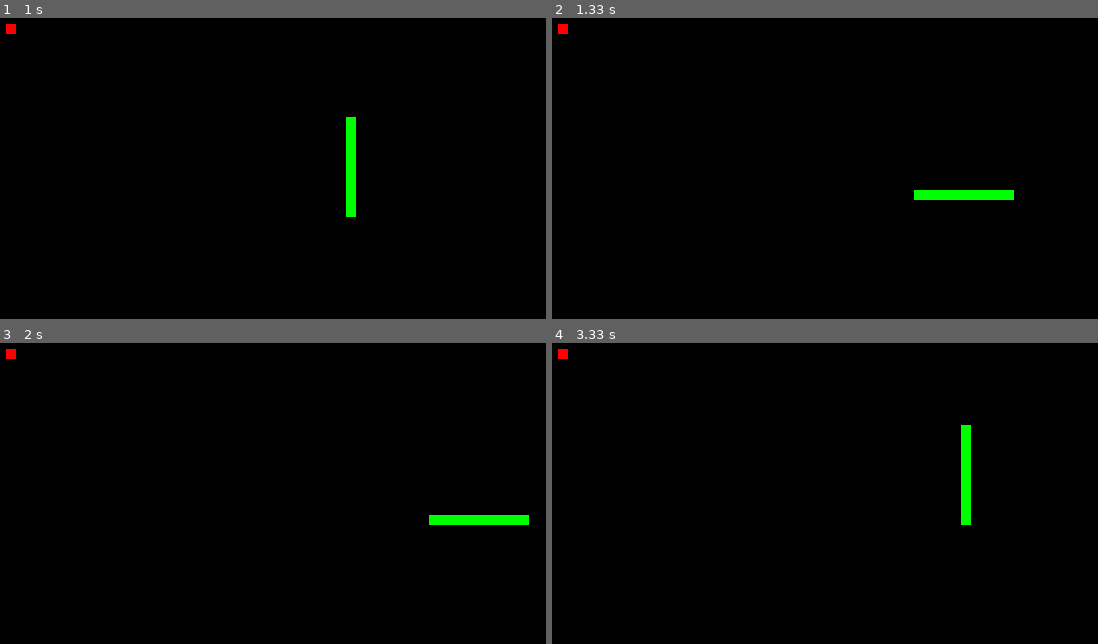
Above: before the commit, frames 1-4 (two rows, left to right).
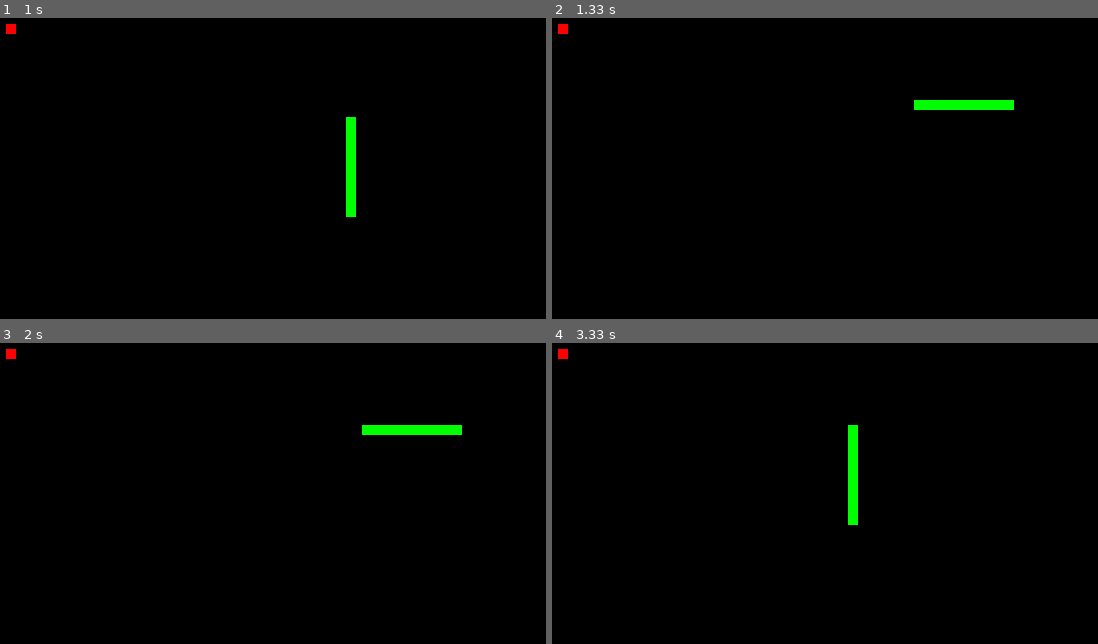
Above: after the commit, the same moments.

Repository: sd18spring/InteractiveProgramming
Game: pygame game, started from Snake.py
The game is run twice, just before and just after one commit, with the same random seed, the same clock (stepped at 60 frames per second) and the same inputs.
Inputs:
- Up to frame 1 (1 s): hold Right 0.33-0.8 s; hold Up from 0.83 s (still down)
- Up to frame 2 (1.33 s): release Up at 1.13 s; hold Right from 1.17 s (still down)
- Up to frame 3 (2 s): release Right at 1.63 s; hold Left from 1.67 s (still down)
- Up to frame 4 (3.33 s): release Left at 2.2 s; hold Down 2.23-2.53 s; hold Left 2.57-2.97 s; hold Up from 3 s (still down)

Frame 1 is identical in both runs. In frame 2, 1.2% of the frame differs, in the area x 66-85%, y 27-61%; in frame 3, 1.2%; in frame 4, 1.2%.

Commit message:
Snake Project

Diff:
--- a/Snake.py
+++ b/Snake.py
@@ -95,8 +95,10 @@
         if event.type != KEYDOWN:
             return
         if event.key == pygame.K_DOWN:
-            if abs(self.model.Snake[-1].vy) == .1:
+            if abs(self.model.Snake[-1].vy) == -.1:
                 return
+            if self.model.Snake[-1].vx == -.1:
+                self.model.Snake.reverse()
             while self.model.Snake[0].x != self.model.Snake[-1].x:
                 for i in range(len(self.model.Snake)-1):
                     self.model.Snake[i].x += self.model.Snake[i+1].x - self.model.Snake[i].x
@@ -111,8 +113,10 @@
 
 
         if event.key == pygame.K_LEFT:
-            if abs(self.model.Snake[-1].vx) == .1:
+            if abs(self.model.Snake[-1].vx) == -.1:
                 return
+            if self.model.Snake[-1].vy == .1:
+                self.model.Snake.reverse()
             while self.model.Snake[0].y != self.model.Snake[-1].y:
                 for i in range(len(self.model.Snake)-1):
                     self.model.Snake[i].x += self.model.Snake[i+1].x - self.model.Snake[i].x
@@ -126,8 +130,10 @@
                     part.vx = -.1
 
         if event.key == pygame.K_RIGHT:
-            if abs(self.model.Snake[-1].vx) == .1:
+            if abs(self.model.Snake[-1].vx) == -.1:
                 return
+            if self.model.Snake[-1].vy == -.1:
+                self.model.Snake.reverse()
             while self.model.Snake[0].y != self.model.Snake[-1].y:
                 for i in range(len(self.model.Snake)-1):
                     self.model.Snake[i].x += self.model.Snake[i+1].x - self.model.Snake[i].x
@@ -141,8 +147,10 @@
                     part.vx = .1
 
         if event.key == pygame.K_UP:
-            if abs(self.model.Snake[-1].vy) == .1:
+            if abs(self.model.Snake[-1].vy) == -.1:
                 return
+            if self.model.Snake[-1].vx == -.1:
+                self.model.Snake.reverse()
             while self.model.Snake[0].x != self.model.Snake[-1].x:
                 for i in range(len(self.model.Snake)-1):
                     self.model.Snake[i].x += self.model.Snake[i+1].x - self.model.Snake[i].x
